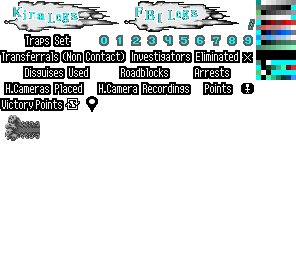
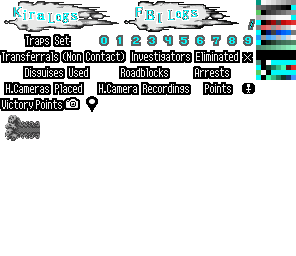
Layer changes from the first 296px x 256px image to the second:
painted on "Layer 4" over [64, 21, 255, 110]
